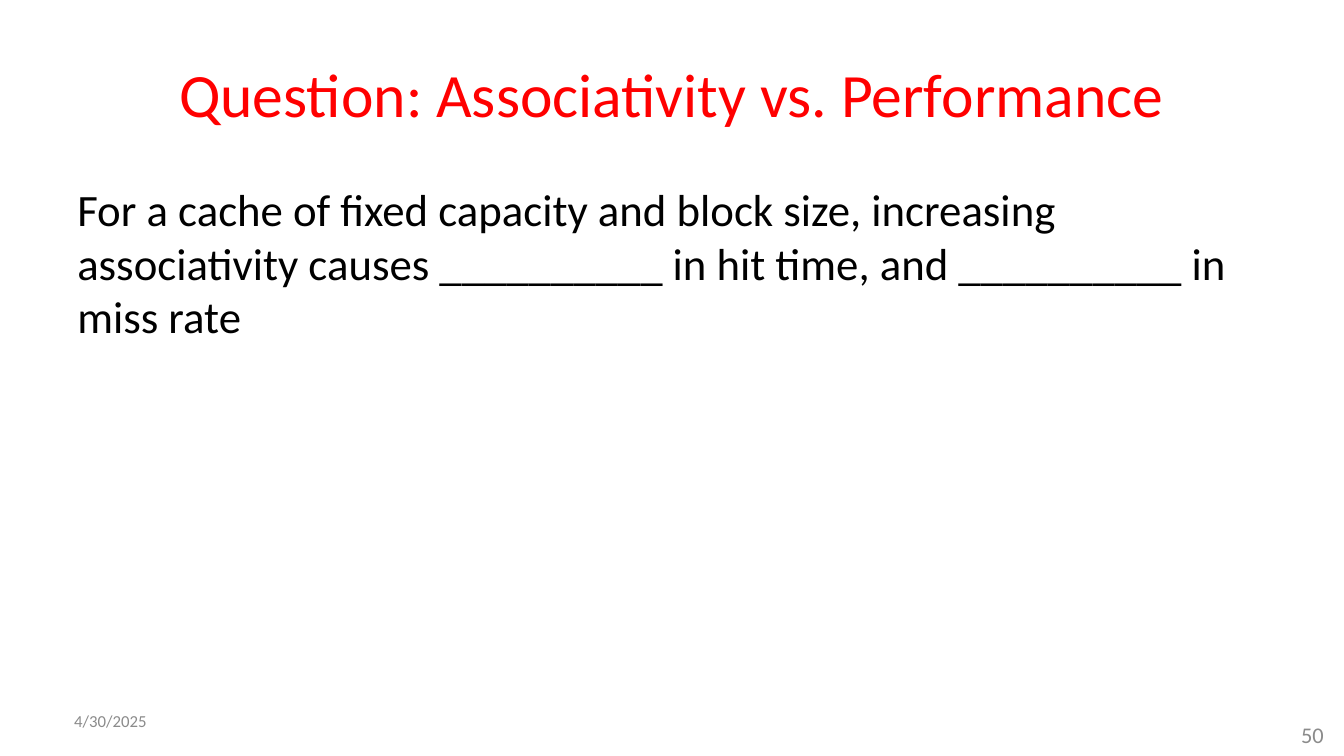
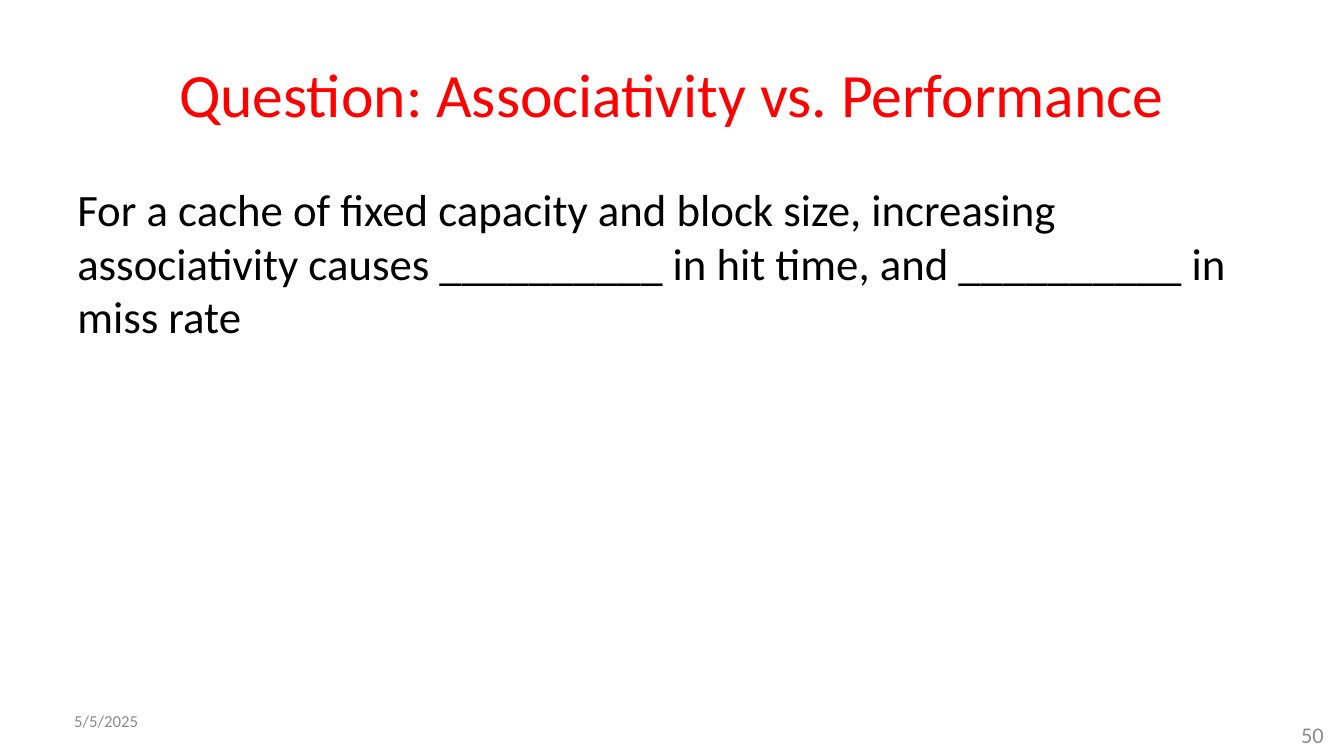
Before and after one commit to guhofstra/CSC256Fa25, a slide deck: slide 50 of PPTs/L7-Exercises ANS.pptx. Drawn at 1344x756 pixels with LibreOffice and Linux fonts; fonts in the diff are those of the drawing. Boxes give left, top, right and bottom in pixels: in the first picture for what was removed or moved away, otherwise in the second. Text is boxed around its words. In the diff, an @@ line names an element or a change of style, - is before the commit and + after.

```diff
--- a/PPTs/L7-Exercises ANS.pptx
+++ b/PPTs/L7-Exercises ANS.pptx
@@ text at [74, 715, 138, 728]: text changed @@
-4/30/2025
+5/5/2025
```
Also in this commit, not shown: 16 other slides changed, 3 other files.
